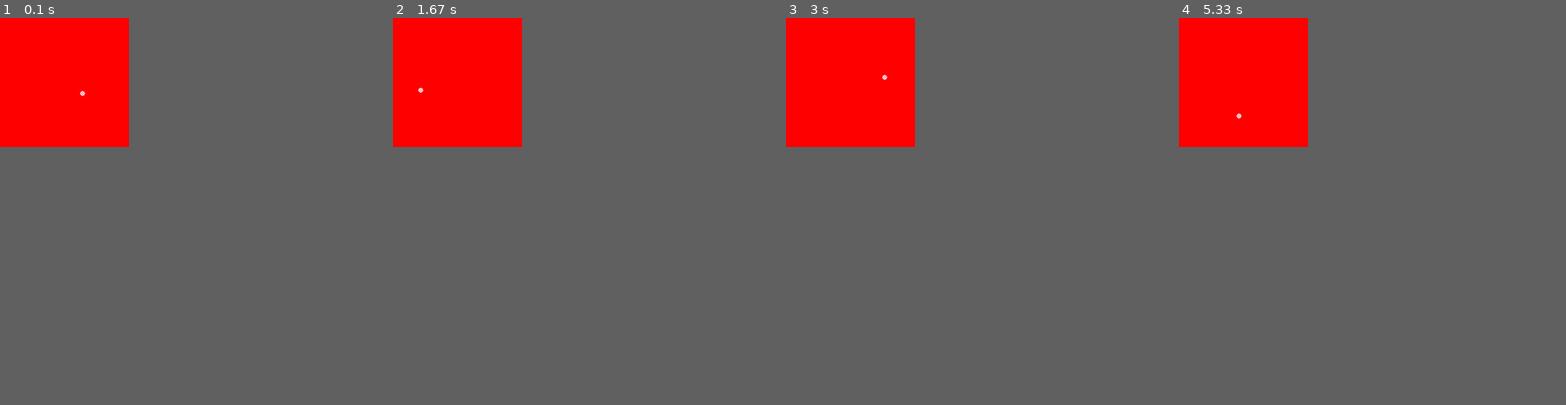
Above: before the commit, frames 1-4 (left to right).
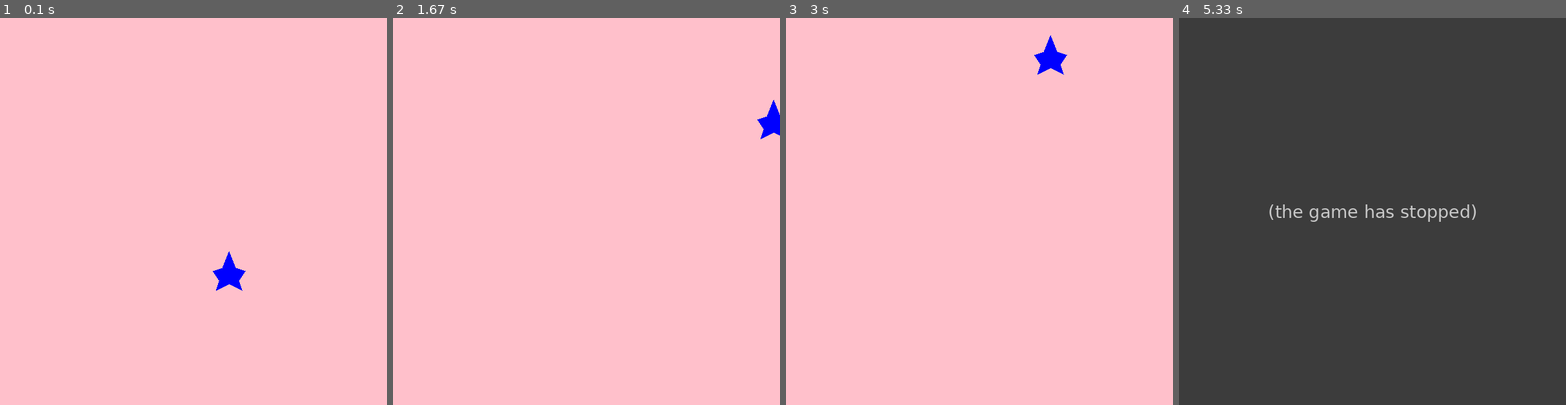
Above: after the commit, the same moments.

Repository: MehdiGhorb/object_tracking
Game: pygame game, started from src/pygame_video.py
Two runs of this game, one before a commit and one after it. Both use one fixed random seed, a clock stepped at 60 frames per second and the inputs below.
Inputs:
- Up to frame 1 (0.1 s): no input
- Up to frame 2 (1.67 s): no input
- Up to frame 3 (3 s): no input
- Up to frame 4 (5.33 s): no input
In our replay, the window is 200x200 before the commit and 600x600 after it. These sizes can differ from the game's own. Grey fills any space a smaller window leaves; there, only what the larger window draws over its background counts as a difference.

The runs differ from the first frame. In frame 1, 11% of the frame differs, in the area x 0-64%, y 0-71%; in frame 2, 11%; in frame 3, 11%; in frame 4, 12%, in the area x 0-77%, y 0-53%.
After the commit the program exited at 5 s; later frames show no game.

Commit message:
Add Shapes Dataset Sample

Diff:
--- a/src/cv2_bb_plotter.py
+++ b/src/cv2_bb_plotter.py
@@ -7,16 +7,15 @@
 current_path = os.getcwd()
 parts = current_path.split("object_tracking")
 MAIN_DIR = parts[0] + "object_tracking"
-DATA_DIR = os.path.join(MAIN_DIR, 'data')
 ASSETS_DIR = os.path.join(MAIN_DIR, 'assets')
-ORIGINAL_VIDEOS_DIR = os.path.join(ASSETS_DIR, 'original_train_videos')
+ORIGINAL_VIDEOS_DIR = os.path.join(ASSETS_DIR, 'train_videos_shapes')
 BB_VIDEOS_DIR = os.path.join(ASSETS_DIR, 'bb_videos')
 BB_COORDINATES_DIR = os.path.join(ASSETS_DIR, 'bb_coordinates')
 
 
-INPUT_VIDEO_PATH = os.path.join(ORIGINAL_VIDEOS_DIR, "moving_circle_14.mp4")
-OUTPUT_VIDEO_PATH = os.path.join(BB_VIDEOS_DIR, "moving_circle_14.mp4")
-COORDINATESS = os.path.join(BB_COORDINATES_DIR, "moving_circle_14.csv")
+INPUT_VIDEO_PATH = os.path.join(ORIGINAL_VIDEOS_DIR, "moving_circle.mp4")
+OUTPUT_VIDEO_PATH = os.path.join(BB_VIDEOS_DIR, "moving_circle.mp4")
+COORDINATESS = os.path.join(BB_COORDINATES_DIR, "moving_circle.csv")
 
 def detect_circle(frame):
     # Convert frame to grayscale
--- a/src/pygame_video.py
+++ b/src/pygame_video.py
@@ -5,11 +5,11 @@
 import random
 
 # Set screen dimensions
-SCREEN_WIDTH = 200
-SCREEN_HEIGHT = 200
+SCREEN_WIDTH = 600
+SCREEN_HEIGHT = 600
 FPS = 30
-VIDEO_LENGTH = 20
-OUTPUT_VIDEO_PATH = '../assets/original_train_videos/moving_test.mp4'
+VIDEO_LENGTH = 5
+OUTPUT_VIDEO_PATH = '../assets/train_videos_shapes/moving_star.mp4'
 
 # Set colors
 WHITE = (255, 255, 255)
@@ -21,9 +21,9 @@
 BLUE = (0, 0, 255)
 PINK = (255, 192, 203)
 
-object_color = PINK
-background_color = RED  # Change the background color here
-sh = 'circle'
+object_color = BLUE
+background_color = PINK # Change the background color here
+sh = 'star'
 
 class Shape:
     def __init__(self, screen, shape):
Not shown, added: assets/train_videos_shapes/moving_circle.mp4
Not shown, added: assets/train_videos_shapes/moving_rectangle.mp4
Not shown, added: assets/train_videos_shapes/moving_star.mp4
